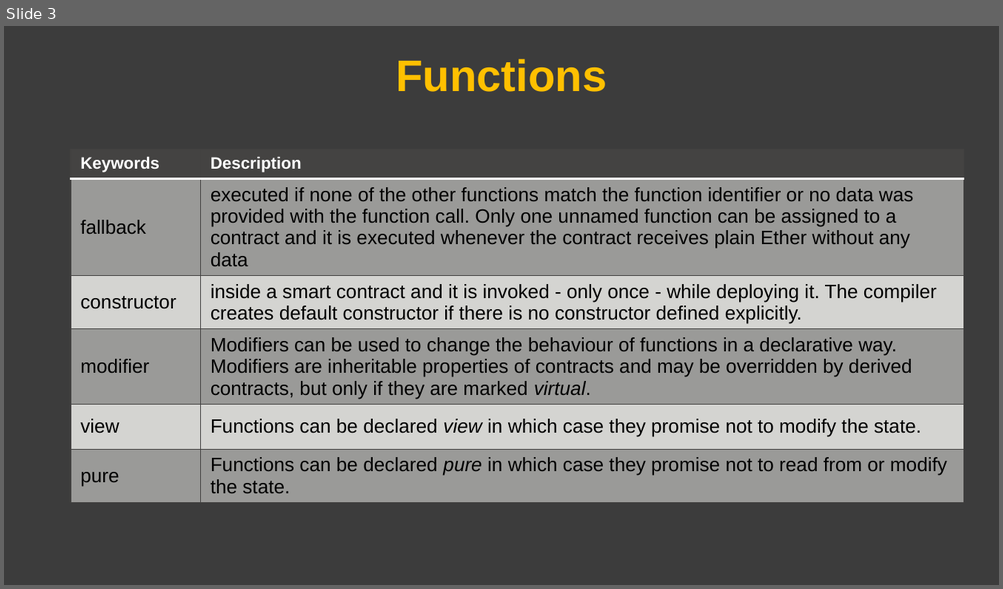
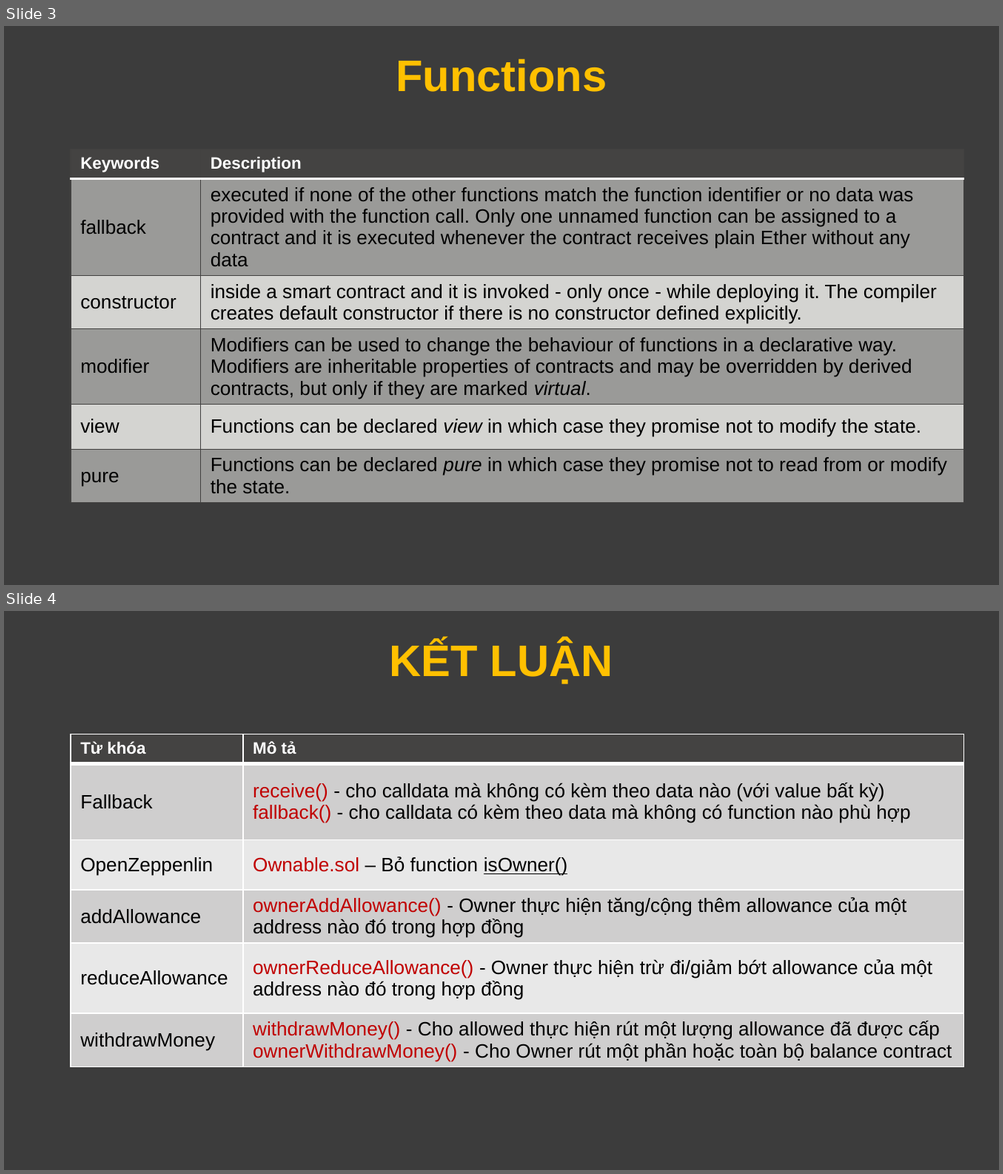
Before and after one commit to FxLuc/DAPP, a slide deck: Chapter09/Dapp.pptx. Shown one above the other, each under a label of ours: slide 3 before the commit, slides 3 and 4 after it. The pictures are 1003x589 and 1003x1174 pixels, drawn with LibreOffice and Linux fonts; fonts in the diff are those of the drawing. Boxes give left, top, right and bottom in pixels: in the first picture for what was removed or moved away, otherwise in the second. Text is boxed around its words. In the diff, an @@ line names an element or a change of style, - is before the commit and + after.

Commit message:
chapter09: split funcion withdraw money

```diff
--- a/Chapter09/Dapp.pptx
+++ b/Chapter09/Dapp.pptx
@@ slide 4 added at [4,611,999,1170], background #3C3C3C @@
@@ text added at [390,641,613,684], 32 pt, text #FFC000, bold @@
+KẾT LUẬN
@@ table added at [71,735,963,1073], 6 rows, 2 columns @@
+Từ khóa | Mô tả
+Fallback | receive() - cho calldata mà không có kèm theo data nào (với value bất kỳ) / fallback() - cho calldata có kèm theo data mà không có function nào phù hợp
+OpenZeppenlin | Ownable.sol – Bỏ function isOwner()
+addAllowance | ownerAddAllowance() - Owner thực hiện tăng/cộng thêm allowance của một / address nào đó trong hợp đồng
+reduceAllowance | ownerReduceAllowance() - Owner thực hiện trừ đi/giảm bớt allowance của một / address nào đó trong hợp đồng
+withdrawMoney | withdrawMoney() - Cho allowed thực hiện rút một lượng allowance đã được cấp / ownerWithdrawMoney() - Cho Owner rút một phần hoặc toàn bộ balance contract
```
Also in this commit, not shown: 1 slide changed, 1 slide removed, 2 other files.
